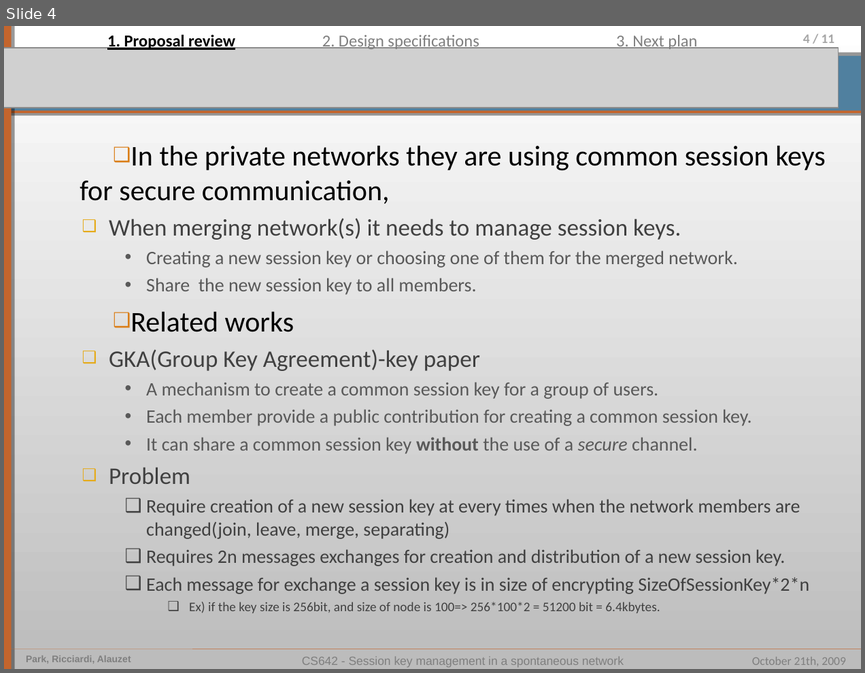
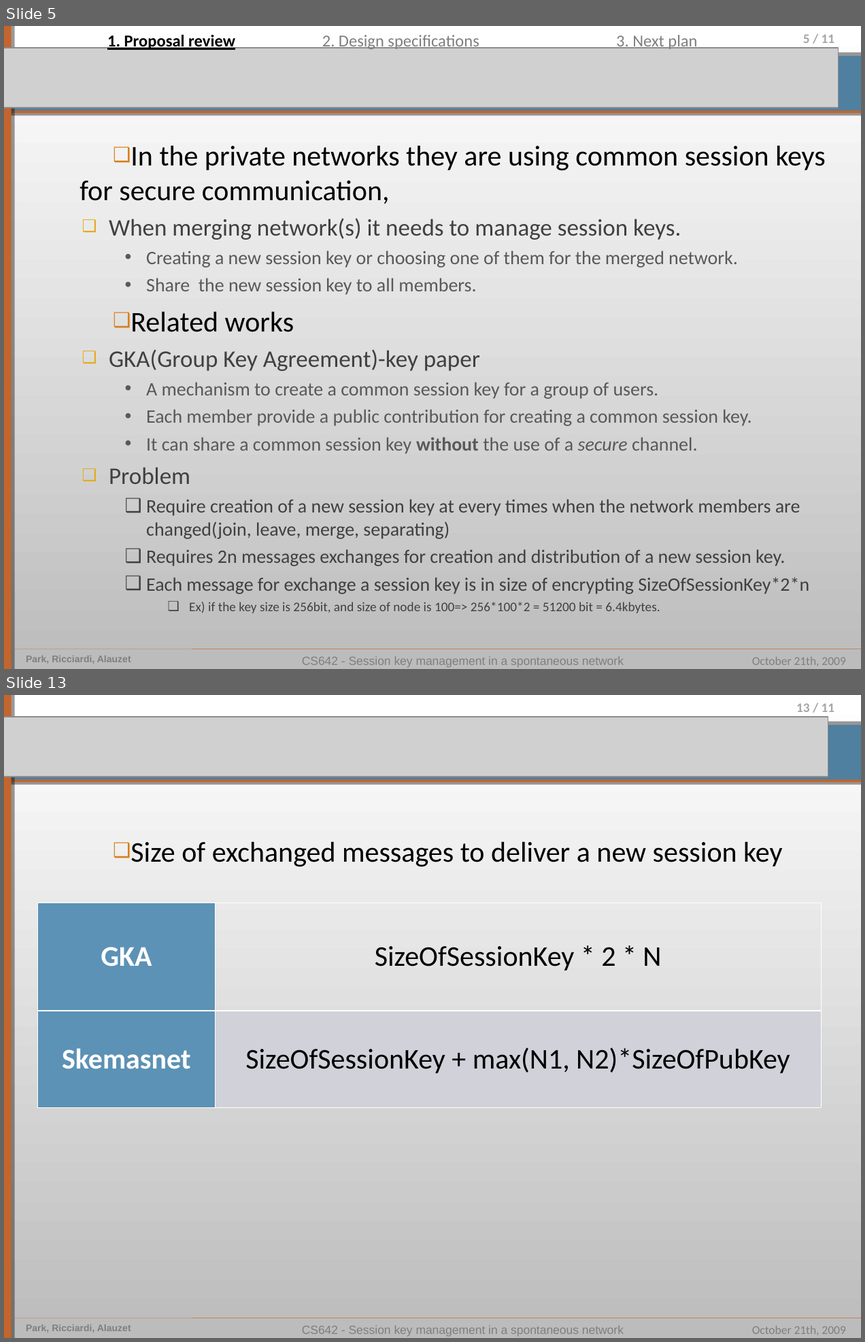
Before and after one commit to pierrealauzet/skemasnet, a slide deck: 3_design/CS462_Skemasnet_design.ppt. Shown one above the other, each under a label of ours: slide 4 before the commit, slides 5 and 13 after it; the slides between them are not shown. The pictures are 865x673 and 865x1342 pixels, drawn with LibreOffice and Linux fonts; fonts in the diff are those of the drawing; grey boxes stand for pictures. Boxes give left, top, right and bottom in pixels: in the first picture for what was removed or moved away, otherwise in the second. Text is boxed around its words. In the diff, an @@ line names an element or a change of style, - is before the commit and + after.

```diff
--- a/3_design/CS462_Skemasnet_design.ppt
+++ b/3_design/CS462_Skemasnet_design.ppt
@@ slide 13 added at <box>4,695,861,1338</box>, background gradient #BCBCBC to #FFFFFF; not listed: 9 template elements that a slide beside it also shows @@
@@ picture added at <box>4,717,828,777</box> @@
@@ text added at <box>130,842,782,867</box>, 24 pt, text #000000 @@
+❑ Size of exchanged messages to deliver a new session key
@@ table added at <box>37,902,821,1107</box>, 2 rows, 2 columns @@
+GKA | SizeOfSessionKey * 2 * N
+Skemasnet | SizeOfSessionKey + max(N1, N2)*SizeOfPubKey
@@ what was slide 4 is now slide 5 @@
@@ page number at <box>803,34,835,43</box>: text changed @@
-4 / 11
+5 / 11
```
Also in this commit, not shown: 3 slides changed, 9 other slides added, 2 slides removed, 1 other file.
